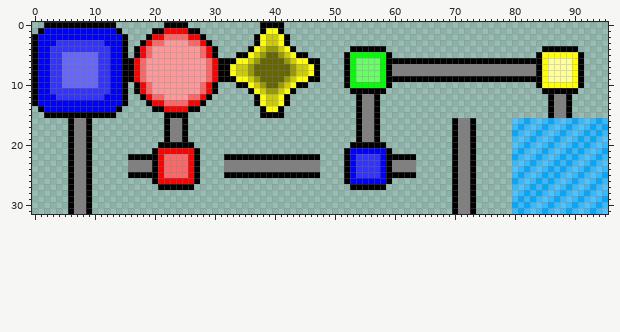
Two states of a sprite sheet, examples/assets/tilesets/border1.png. This is how it looked before the edit.
The file is 96x32 pixels.
After the commit:
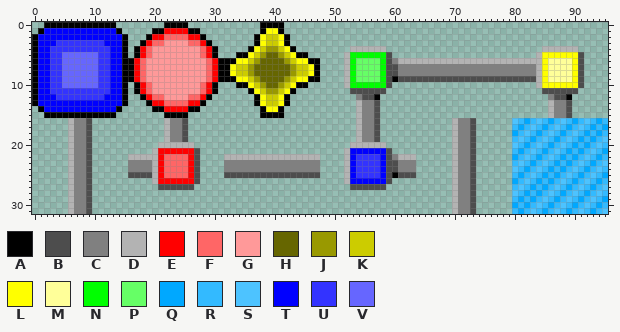
Palette (. is transparent): A #000000  B #4d4d4d  C #808080  D #b3b3b3  E #ff0000  F #ff6666  G #ff9999  H #666600  J #999900  K #cccc00  L #ffff00  M #ffff99  N #00ff00  P #66ff66  Q #00a8ff  R #33baff  S #4dc3ff  T #0000ff  U #3333ff  V #6666ff
Change:
Changed rows in their new state; - is an unchanged pixel.
first column x 6:
 4 -----------------------------------------------DDDDDD--------------------------DDDDDD-
 5 ----------------------------------------------D------B------------------------D------B
 6 ----------------------------------------------D------BCDDDDDDDDDDDDDDDDDDDDDDDD------B
 7 ----------------------------------------------D------BB-----------------------D------B
 8 ----------------------------------------------D------BB-----------------------D------B
 9 ----------------------------------------------D------B-BBBBBBBBBBBBBBBBBBBBBBBD------B
10 ----------------------------------------------D------B------------------------D------B
11 -----------------------------------------------BBBBBB--------------------------BBBBBB-
12 ------------------------------------------------CBB-----------------------------CBB---
13 ------------------------------------------------D--B----------------------------D--B--
14 ------------------------------------------------D--B----------------------------D--B--
15 ------------------------------------------------D--B----------------------------D--B--
16 D--B------------D--B----------------------------D--B------------D--B------------------
17 D--B------------D--B----------------------------D--B------------D--B------------------
18 D--B------------D--B----------------------------D--B------------D--B------------------
19 D--B------------D--B----------------------------D--B------------D--B------------------
20 D--B-----------DDDDDD--------------------------DDDDDD-----------D--B------------------
21 D--B----------D------B------------------------D------B----------D--B------------------
22 D--B------DDDDD------B----DDDDDDDDDDDDDDDD----D------BCDDD------D--B------------------
23 D--B----------D------B------------------------D------BB---------D--B------------------
24 D--B----------D------B------------------------D------BB---------D--B------------------
25 D--B------BBBBD------B----BBBBBBBBBBBBBBBB----D------B-BBB------D--B------------------
26 D--B----------D------B------------------------D------B----------D--B------------------
27 D--B-----------BBBBBB--------------------------BBBBBB-----------D--B------------------
28 D--B------------------------------------------------------------D--B------------------
29 D--B------------------------------------------------------------D--B------------------
30 D--B------------------------------------------------------------D--B------------------
31 D--B------------------------------------------------------------D--B------------------
